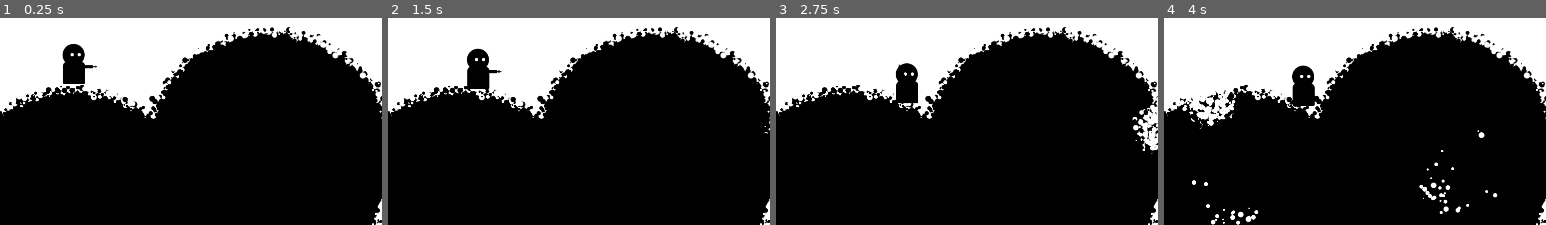
Above: before the commit, frames 1-4 (left to right).
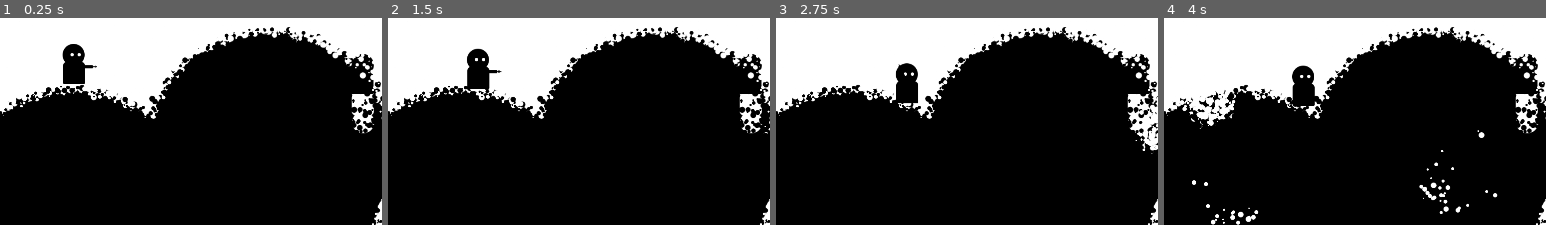
Above: after the commit, the same moments.

Repository: RobotRamen/margin
Game: Godot game, scene res://level_0.tscn
Two runs of this game, one before a commit and one after it. Both use one fixed random seed, a clock stepped at 60 frames per second and the inputs below.
Inputs (mouse positions are % of the whole screen's width and height, from its top left):
- Up to frame 1 (0.25 s): no input
- Up to frame 2 (1.5 s): move the mouse to (73, 45) at 0.52 s; hold D (right_0) from 0.53 s (still down); tap Ctrl (restore_0) at 0.6 s; click (73, 45) at 0.67 s; tap Space (jump_0) at 0.77 s; move the mouse to (29, 55) at 1.27 s; tap E (switch) at 1.35 s
- Up to frame 3 (2.75 s): tap Space (jump_0) at 1.52 s; move the mouse to (60, 26) at 2.02 s; release D (right_0) at 2.03 s; hold A (left_0) from 2.03 s (still down); tap Ctrl (restore_0) at 2.1 s
- Up to frame 4 (4 s): tap Enter at 2.75 s; move the mouse to (45, 72) at 2.77 s; release A (left_0) at 2.78 s; hold D (right_0) from 2.78 s (still down); tap E (switch) at 2.85 s; click (45, 72) at 2.92 s; tap Space (jump_0) at 3.02, 3.77 s; move the mouse to (81, 66) at 3.52 s; tap Ctrl (restore_0) at 3.6 s
The pictures show only the part of the screen within x 43-93%, y 18-67%; the shares and areas given below are measured in that part.

The runs differ from the first frame. In frame 1, 1.1% of the frame differs, in the area x 91-98%, y 17-57%; in frame 2, 1.1%; in frame 3, 1.0%; in frame 4, 1.1%.

Commit message:
added black/white exit

Diff:
--- a/black_exit.tscn
+++ b/black_exit.tscn
@@ -1,3 +1,16 @@
-[gd_scene format=3 uid="uid://drtn8scom3w20"]
+[gd_scene load_steps=3 format=3 uid="uid://drtn8scom3w20"]
 
-[node name="blackExit" type="Area2D"]
+[ext_resource type="Texture2D" uid="uid://enohvkaq7lav" path="res://sprites/black_character.png" id="1_2wvca"]
+
+[sub_resource type="RectangleShape2D" id="RectangleShape2D_yl8to"]
+size = Vector2(54, 98)
+
+[node name="White Exit" type="Area2D"]
+
+[node name="Sprite2D" type="Sprite2D" parent="."]
+texture = ExtResource("1_2wvca")
+flip_h = true
+
+[node name="CollisionShape2D" type="CollisionShape2D" parent="."]
+position = Vector2(0, 1)
+shape = SubResource("RectangleShape2D_yl8to")
--- a/level_0.tscn
+++ b/level_0.tscn
@@ -1,7 +1,9 @@
-[gd_scene load_steps=7 format=3 uid="uid://cjcttugw0uh2p"]
+[gd_scene load_steps=9 format=3 uid="uid://cjcttugw0uh2p"]
 
 [ext_resource type="PackedScene" uid="uid://igk0gdcmonds" path="res://white_character.tscn" id="1_khf3c"]
+[ext_resource type="PackedScene" uid="uid://btmbe16yn7fae" path="res://white_exit.tscn" id="1_ovsch"]
 [ext_resource type="PackedScene" uid="uid://bxvj02pacs423" path="res://black_start.tscn" id="2_dxi7f"]
+[ext_resource type="PackedScene" uid="uid://drtn8scom3w20" path="res://black_exit.tscn" id="2_reh0i"]
 [ext_resource type="PackedScene" uid="uid://ifcwoqitdrfq" path="res://black_character.tscn" id="2_ulvfy"]
 [ext_resource type="PackedScene" uid="uid://u3n1wf876647" path="res://spawner.tscn" id="2_y3qo1"]
 
@@ -38,3 +40,9 @@
 [node name="CollisionShape2D3" type="CollisionShape2D" parent="black_start"]
 position = Vector2(484, 619)
 shape = SubResource("RectangleShape2D_yroj7")
+
+[node name="White Exit" parent="." instance=ExtResource("1_ovsch")]
+position = Vector2(1711, 445)
+
+[node name="Black Exit" parent="." instance=ExtResource("2_reh0i")]
+position = Vector2(1710, 349)
--- a/white_exit.tscn
+++ b/white_exit.tscn
@@ -1,3 +1,18 @@
-[gd_scene format=3 uid="uid://btmbe16yn7fae"]
+[gd_scene load_steps=3 format=3 uid="uid://btmbe16yn7fae"]
 
-[node name="whiteExit" type="Area2D"]
+[ext_resource type="Texture2D" uid="uid://c8ea7q0e2nokf" path="res://sprites/white_character.png" id="1_nr5pu"]
+
+[sub_resource type="RectangleShape2D" id="RectangleShape2D_yl8to"]
+size = Vector2(54, 98)
+
+[node name="White Exit" type="Area2D"]
+
+[node name="Sprite2D" type="Sprite2D" parent="."]
+position = Vector2(0, 3)
+texture = ExtResource("1_nr5pu")
+flip_h = true
+flip_v = true
+
+[node name="CollisionShape2D" type="CollisionShape2D" parent="."]
+position = Vector2(0, 1)
+shape = SubResource("RectangleShape2D_yl8to")
